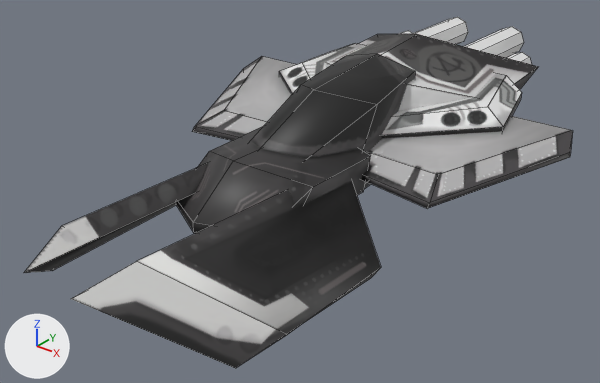
The Blender file Kineckt/Content/models/original/starshipOmega.blend, before and after one commit.
Both versions are drawn from a camera (50 mm lens) standing at (8.42, -10.01, 5.64) and looking at (-0.09, 0.63, -0.95). The axes (+X, +Y, +Z) are drawn at lower left. The lights are the same throughout. Mesh edges are drawn as thin lines.
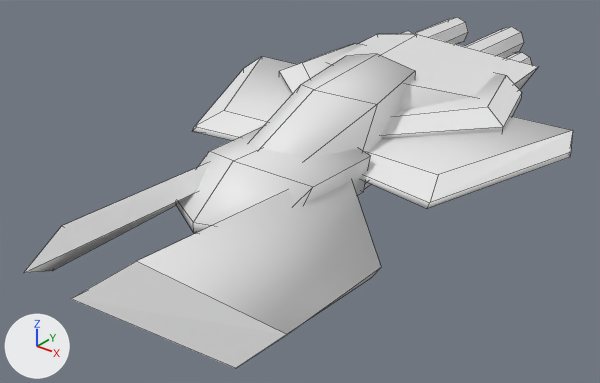
What the commit changed:
me_cube_001 has 85 vertices, 61 faces and spans x 0.0..3.8, y -4.81..5.84, z -1.45..1.2.
me_cube_001 no longer uses material mat_starshipmetal (picture img_starshipomegapaintover_png).

Pixel boxes [x1, y1, x2, y2] of what changed, in the pictures (600 x 383 px):
'Cube', recoloured (grey to white): [24, 34, 573, 368] in both
